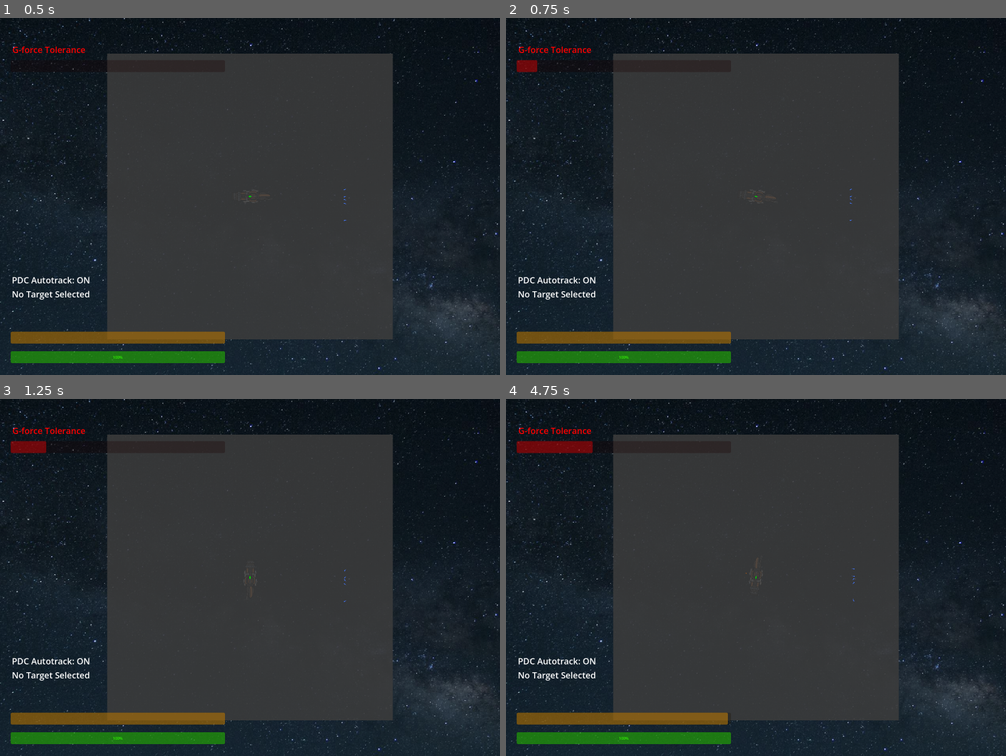
Above: before the commit, frames 1-4 (two rows, left to right).
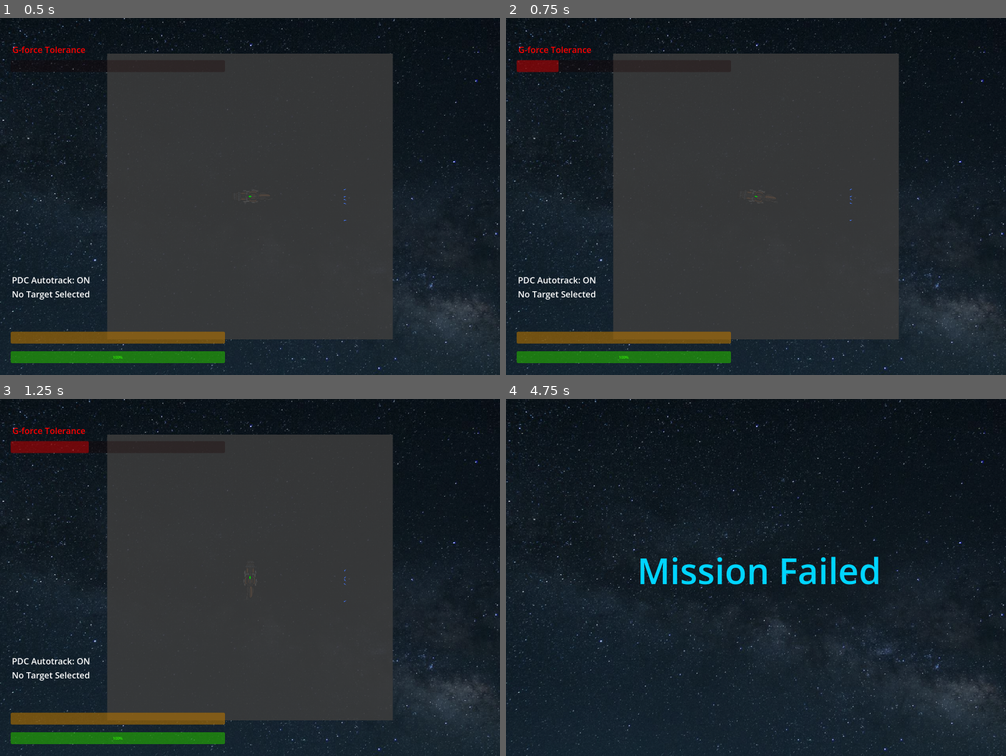
Above: after the commit, the same moments.

Repository: OxygenLithium/the-expanse-io-campaign
Game: Godot game, scene res://scenes/main.tscn
Two runs of this game, one before a commit and one after it. Both use one fixed random seed, a clock stepped at 60 frames per second and the inputs below.
Inputs (mouse positions are in pixels of both pictures, inside the frame that each line leads up to):
- Up to frame 1 (0.5 s): no input
- Up to frame 2 (0.75 s): tap Enter at 0.5 s; move the mouse to (866, 178) at 0.52 s; hold Right (ui_right) from 0.53 s (still down); tap A (key_a) at 0.6 s
- Up to frame 3 (1.25 s): keep holding Right (ui_right); tap D (key_d) at 0.8 s
- Up to frame 4 (4.75 s): move the mouse to (656, 595) at 1.27 s; release Right (ui_right) at 1.28 s; hold Left (ui_left) 1.28-2.03 s; tap D (key_d) at 1.35, 4.55 s; tap S (key_s) at 1.55, 2.1 s; tap Space (key_space) at 2 s; move the mouse to (806, 498) at 2.02 s; hold Shift (key_shift) 2.03-2.78 s; hold Right (ui_right) 2.03-3.53 s; tap Enter at 2.75 s; move the mouse to (731, 648) at 2.77 s; tap Shift (key_shift) at 2.85 s; tap W (key_w) at 3.05, 3.6 s; move the mouse to (906, 631) at 3.52 s; hold Left (ui_left) from 3.53 s (still down); tap A (key_a) at 3.8 s; move the mouse to (606, 523) at 4.27 s; click (606, 523) at 4.35 s

Frame 1 is identical in both runs. In frame 2, 0.1% of the frame differs, in the area x 6-11%, y 11-16%; in frame 3, 0.3%; in frame 4, 47%, in the area x 2-79%, y 7-97%.

Commit message:
rebalanced gforce recovery so it is slower on medium accelerations

Diff:
--- a/scripts/ships/common/ship.gd
+++ b/scripts/ships/common/ship.gd
@@ -42,8 +42,8 @@
 
 const RCSThrust = 300
 const RCSLightThrust = 30
-const RCSCooldownLength = 60
-const RCSLightCooldownLength = 30
+const RCSCooldownLength = 30
+const RCSLightCooldownLength = 10
 var RCSCooldowns = [0,0,0,0]
 
 #Cooldowns
--- a/scripts/ships/mcrn/player.gd
+++ b/scripts/ships/mcrn/player.gd
@@ -5,7 +5,7 @@
 
 var maxhealth = 100
 var missileReplenish = 1080
-var gforce = 0
+var gforce = 0.0
 
 #Movement stats
 
@@ -51,36 +51,36 @@
 		if Input.is_action_just_pressed("key_w") && RCSCooldowns[0] == 0:
 			RCSHard(0)
 			RCSCooldowns[0] = RCSCooldownLength
-			gforce += 100
+			gforce += 200
 		if Input.is_action_just_pressed("key_a") && RCSCooldowns[1] == 0:
 			RCSHard(PI/2)
 			RCSCooldowns[1] = RCSCooldownLength
-			gforce += 100
+			gforce += 200
 		if Input.is_action_just_pressed("key_s") && RCSCooldowns[2] == 0:
 			RCSHard(PI)
 			RCSCooldowns[2] = RCSCooldownLength
-			gforce += 100
+			gforce += 200
 		if Input.is_action_just_pressed("key_d") && RCSCooldowns[3] == 0:
 			RCSHard(-PI/2)
 			RCSCooldowns[3] = RCSCooldownLength
-			gforce += 100
+			gforce += 200
 	else:
 		if Input.is_action_just_pressed("key_w") && RCSCooldowns[0] == 0:
 			RCSSoft(0)
 			RCSCooldowns[0] = RCSLightCooldownLength
-			gforce += 10
+			gforce += 50
 		if Input.is_action_just_pressed("key_a") && RCSCooldowns[1] == 0:
 			RCSSoft(PI/2)
 			RCSCooldowns[1] = RCSLightCooldownLength
-			gforce += 10
+			gforce += 50
 		if Input.is_action_just_pressed("key_s") && RCSCooldowns[2] == 0:
 			RCSSoft(PI)
 			RCSCooldowns[2] = RCSLightCooldownLength
-			gforce += 10
+			gforce += 50
 		if Input.is_action_just_pressed("key_d") && RCSCooldowns[3] == 0:
 			RCSSoft(-PI/2)
 			RCSCooldowns[3] = RCSLightCooldownLength
-			gforce += 10
+			gforce += 50
 
 	for i in range(4):
 		if RCSCooldowns[i] > 0:
@@ -143,7 +143,7 @@
 	$/root/Node/hud_canvas/missile_ammo_bar.value = missileReplenish
 
 func gforceCheck():
-	gforce += max(acceleration-2,0)
+	gforce += max(acceleration-1.5,0)
 	if gforce > 1:
 		gforce -= 1
 	if gforce > 1000:
